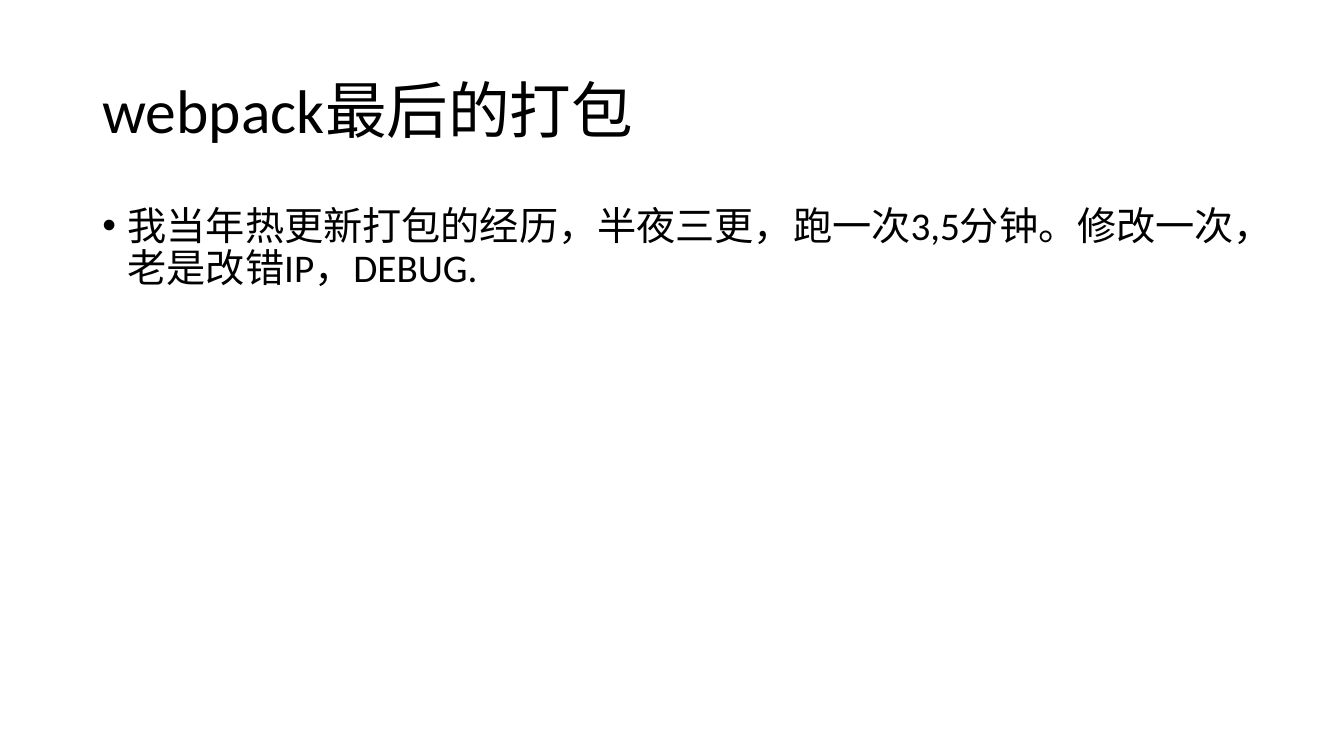
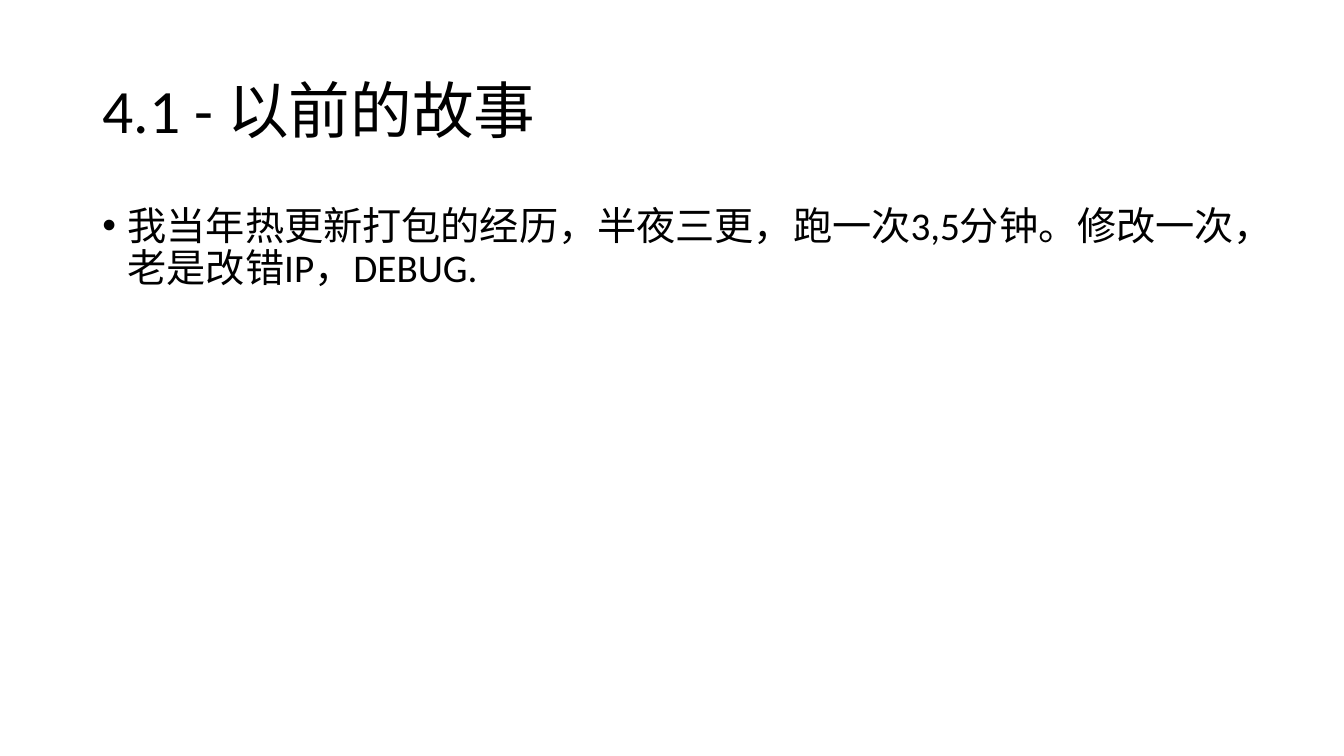
Before and after one commit to Cohen-Wang/workbench, a slide deck: slide 52 of cloud/webpack-ppt/培训 - webpack.pptx (slide 49 before the commit). Drawn at 1344x756 pixels with LibreOffice and Linux fonts; fonts in the diff are those of the drawing. Boxes give left, top, right and bottom in pixels: in the first picture for what was removed or moved away, otherwise in the second. Text is boxed around its words. In the diff, an @@ line names an element or a change of style, - is before the commit and + after.

```diff
--- a/cloud/webpack-ppt/培训 - webpack.pptx
+++ b/cloud/webpack-ppt/培训 - webpack.pptx
@@ title at (x1=102, y1=81, x2=535, y2=138): text changed @@
-webpack最后的打包
+4.1 - 以前的故事
```
Also in this commit, not shown: 13 other slides changed, 9 slides added, 1 slide removed, 2 other files.
